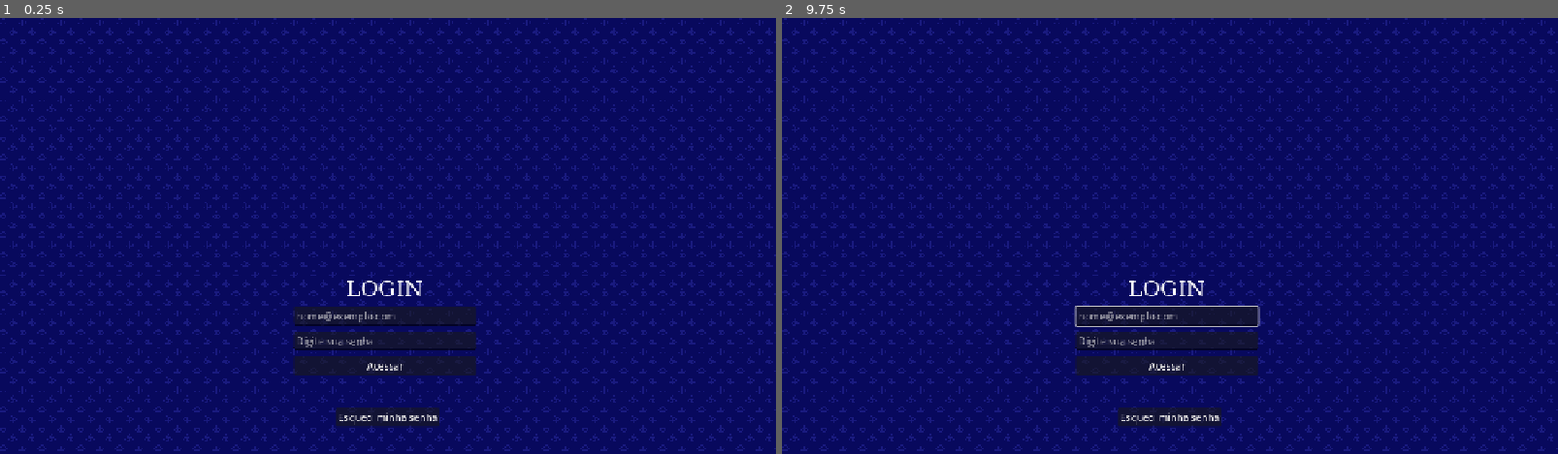
Above: before the commit, frames 1-2 (left to right).
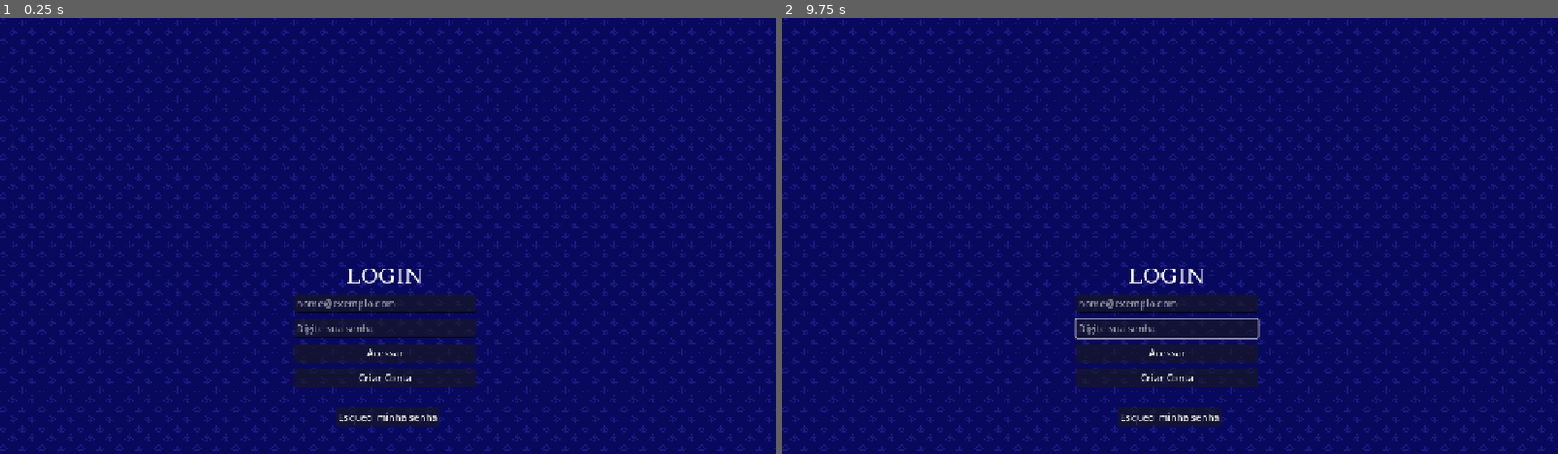
Above: after the commit, the same moments.

Repository: batalha-naval-eng-soft-III/batalha-naval-godot
Game: Godot game, scene res://Scenes/Login.tscn
Same seed, same stepped clock (60 frames per second), same inputs: the game is played once before the commit and once after it. This scene is started directly instead of the project's main scene.
Inputs (mouse positions are in pixels of both pictures, inside the frame that each line leads up to):
- Up to frame 1 (0.25 s): no input
- Up to frame 2 (9.75 s): click (1170, 379) at 0.5 s, where only the run after the commit has a clickable "Criar Conta"; click "Acessar" at 1.25 s; click "Esqueci minha senha" at 2 s; click "Acessar" at 2.75 s; click "Esqueci minha senha" at 3.5 s; click (1170, 379) at 4.25 s, where only the run after the commit has a clickable "Criar Conta"; click "Acessar" at 5 s; click "Esqueci minha senha" at 5.75 s; click (1170, 379) at 6.5 s, where only the run after the commit has a clickable "Criar Conta"; tap Enter at 7.25, 8.75 s; move the mouse to (1340, 214) at 7.27 s; click (1340, 214) at 7.42 s; tap Space at 8, 9.5 s; move the mouse to (1014, 257) at 8.02 s; click (1014, 257) at 8.17 s; move the mouse to (1247, 140) at 8.77 s; click (1247, 140) at 8.92 s; move the mouse to (1131, 323) at 9.52 s; click (1131, 323) at 9.67 s

The runs differ from the first frame. In frame 1, 3.1% of the frame differs, in the area x 37-62%, y 57-85%; in frame 2, 3.2%.

Commit message:
ultimas alteracoes minhas

Diff:
--- a/Scenes/Login.tscn
+++ b/Scenes/Login.tscn
@@ -49,12 +49,6 @@
 texture = ExtResource("2_767d8")
 stretch_mode = 1
 
-[node name="Sprite2D" type="Sprite2D" parent="." unique_id=159369342]
-visible = false
-position = Vector2(645.5, 365.5)
-scale = Vector2(41.34375, 23.84375)
-texture = ExtResource("2_767d8")
-
 [node name="MarginContainer" type="MarginContainer" parent="." unique_id=458212287]
 offset_right = 1270.0
 offset_bottom = 720.0
@@ -90,6 +84,10 @@
 layout_mode = 2
 text = "Acessar"
 
+[node name="SignUpButton" type="Button" parent="MarginContainer/VBoxContainer" unique_id=467660869]
+layout_mode = 2
+text = "Criar Conta"
+
 [node name="MarginContainer2" type="MarginContainer" parent="." unique_id=957062709]
 offset_top = 600.0
 offset_right = 1280.0
